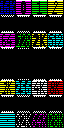
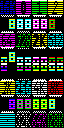
Before/after of a 64x128 layered artwork. What changed in the layer stack:
painted on "foreground" over [1, 19, 63, 109]
